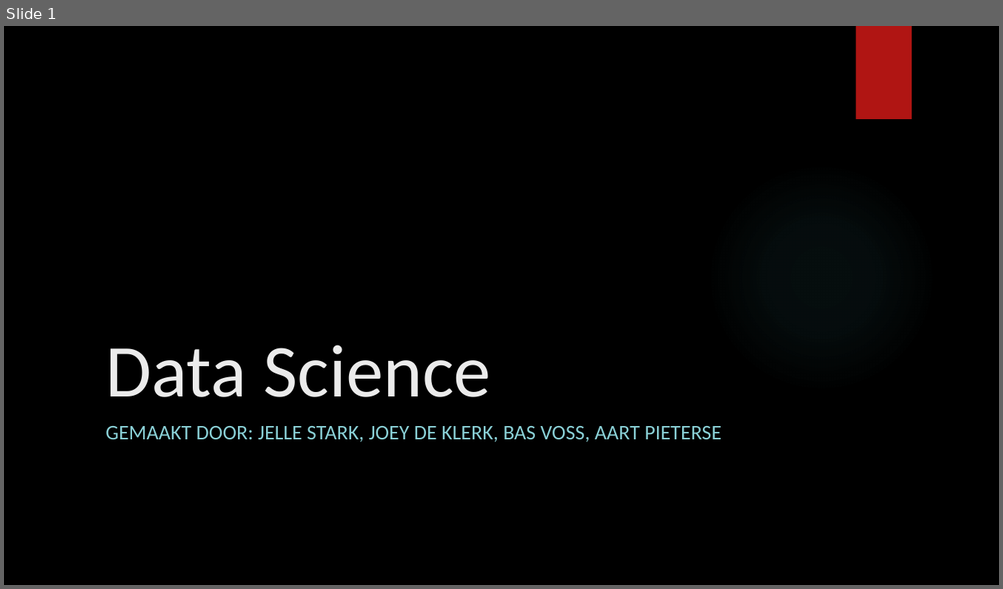
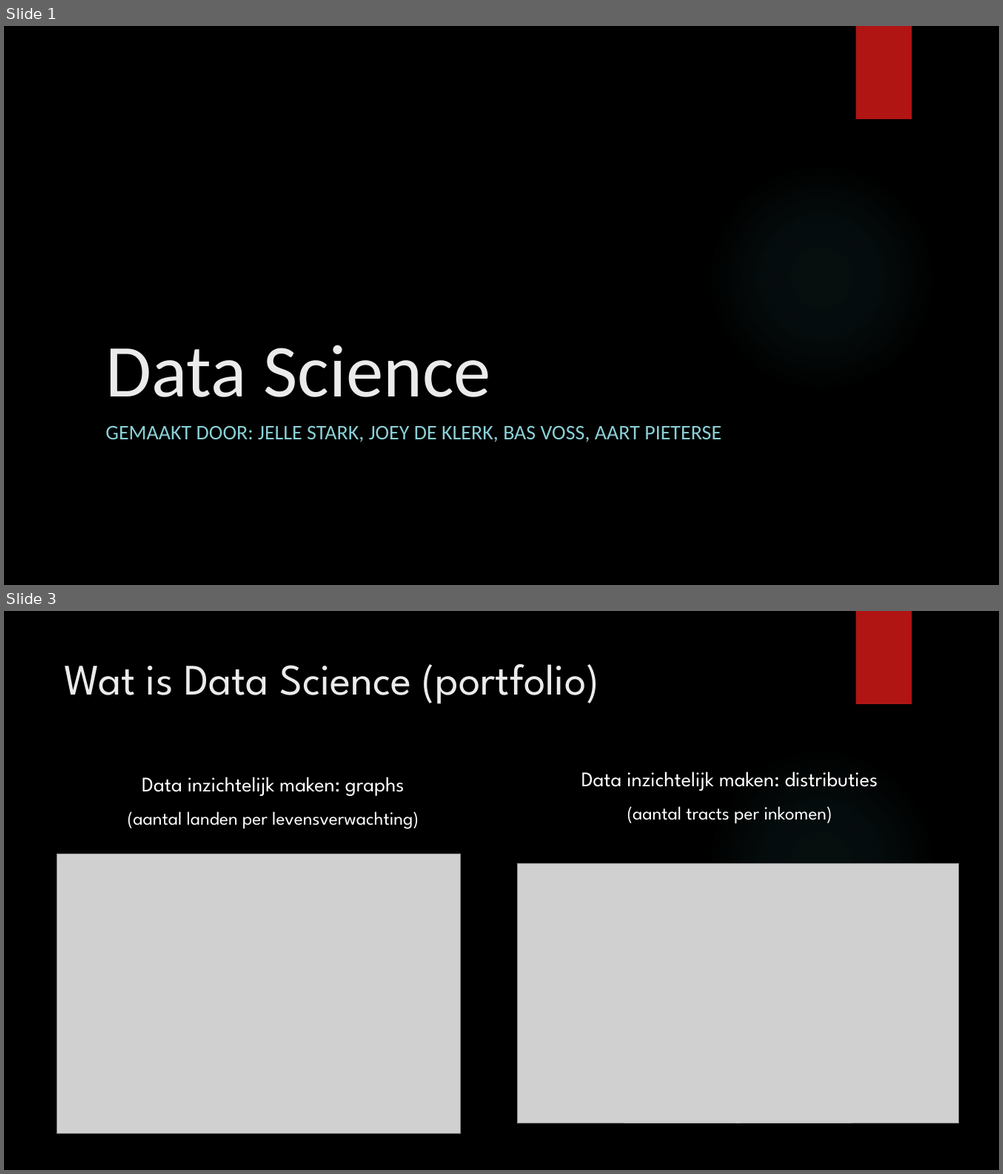
Before and after one commit to AartPieterse/DataSciencePortfolio, a slide deck: 101.pptx. Shown one above the other, each under a label of ours: slide 1 before the commit, slides 1 and 3 after it; the slides between them are not shown. The pictures are 1003x589 and 1003x1174 pixels, drawn with LibreOffice and Linux fonts; fonts in the diff are those of the drawing; grey boxes stand for pictures; background and template pictures are left out. Boxes give left, top, right and bottom in pixels: in the first picture for what was removed or moved away, otherwise in the second. Text is boxed around its words. In the diff, an @@ line names an element or a change of style, - is before the commit and + after.

```diff
--- a/101.pptx
+++ b/101.pptx
@@ slide 3 added at <box>4,611,999,1170</box>, background picture (left out); not listed: 2 template elements that a slide beside it also shows @@
@@ title added at <box>64,664,599,704</box>, 42 pt, text #EBEBEB @@
+Wat is Data Science (portfolio)
@@ text added at <box>128,777,418,829</box>, 18 pt, text #FFFFFF @@
+Data inzichtelijk maken: graphs
+(aantal landen per levensverwachting)
@@ text added at <box>581,772,878,824</box>, 20 pt, text #FFFFFF @@
+Data inzichtelijk maken: distributies
+(aantal tracts per inkomen)
@@ picture added at <box>57,854,461,1133</box> @@
@@ picture added at <box>518,864,959,1124</box> @@
```
Also in this commit, not shown: 1 slide changed, 3 other slides added.
